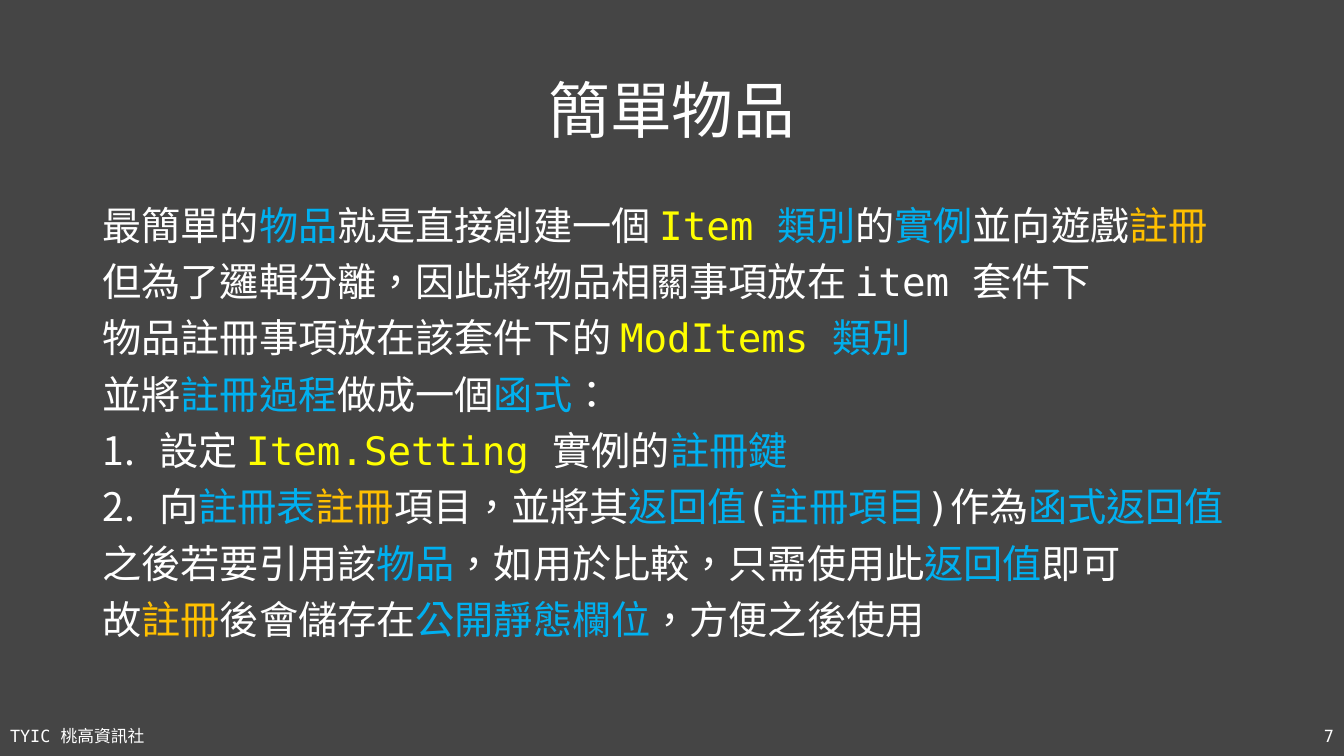
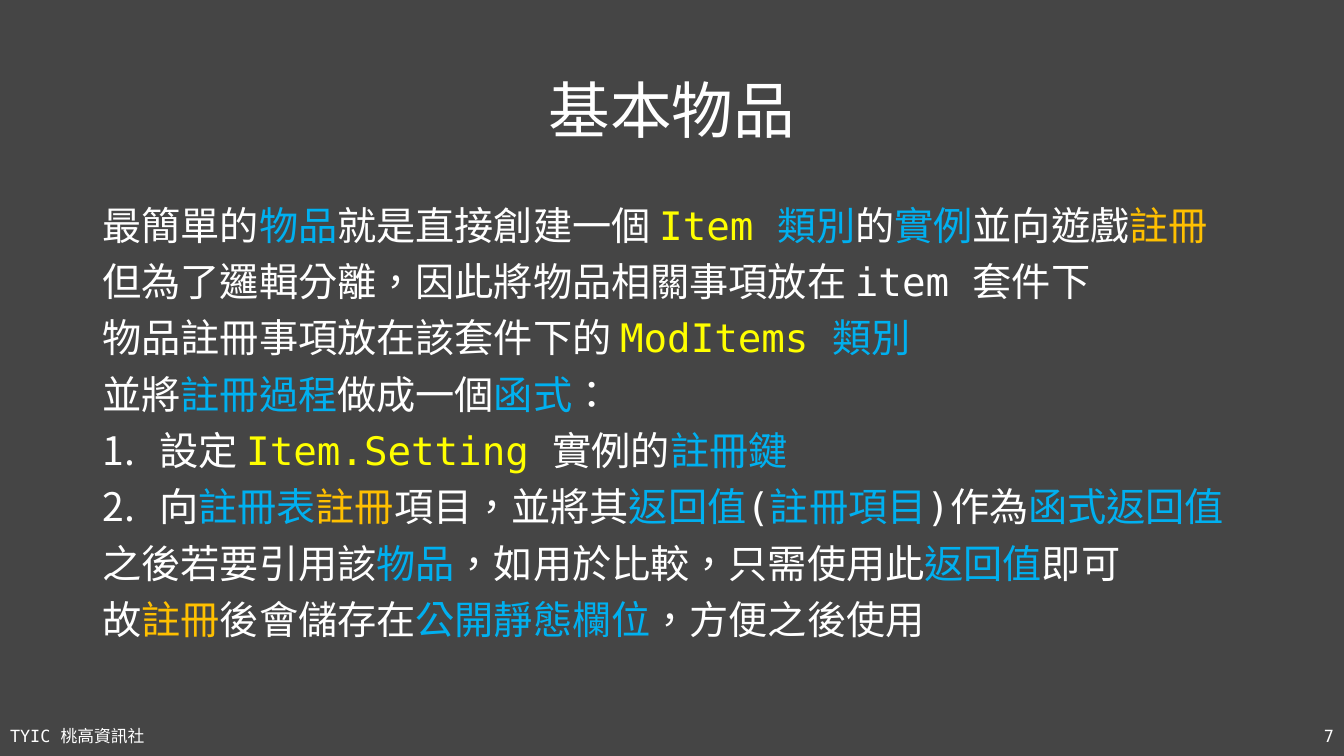
Before and after one commit to TYSHIC/slides, a slide deck: slide 7 of ppt/51_Java 專案：物品.pptx. Drawn at 1344x756 pixels with LibreOffice and Linux fonts; fonts in the diff are those of the drawing. Boxes give left, top, right and bottom in pixels: in the first picture for what was removed or moved away, otherwise in the second. Text is boxed around its words. In the diff, an @@ line names an element or a change of style, - is before the commit and + after.

```diff
--- a/ppt/51_Java 專案：物品.pptx
+++ b/ppt/51_Java 專案：物品.pptx
@@ title at bbox=[549, 81, 795, 138]: text changed @@
-簡單物品
+基本物品
```
Also in this commit, not shown: 2 other slides changed, 19 slides added, 16 other files.
